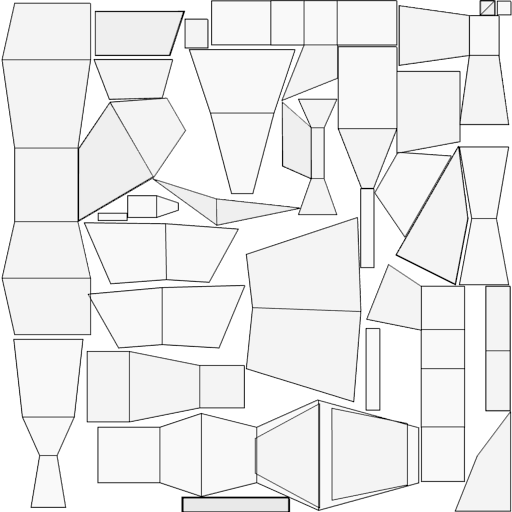
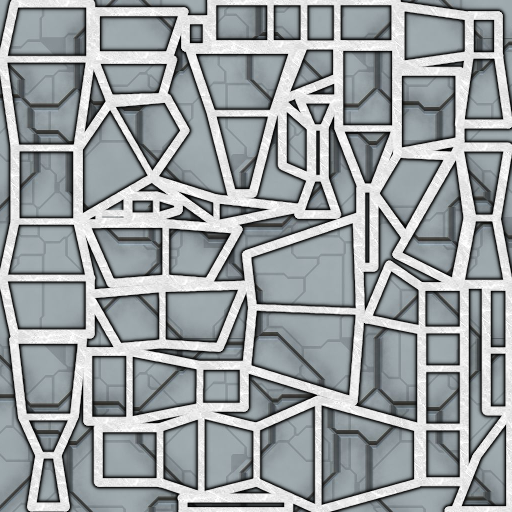
Layers edited between the first and the second (512, 512) image:
hid "andkill2.png" over [1, 0, 512, 512]
added layer "perimetro" above "perimetro copia" over [0, 0, 512, 512]
added layer "perimetro copia" above "Livello incollato copia" over [0, 0, 512, 512]
added layer "Livello incollato copia" over [0, 0, 512, 512]
